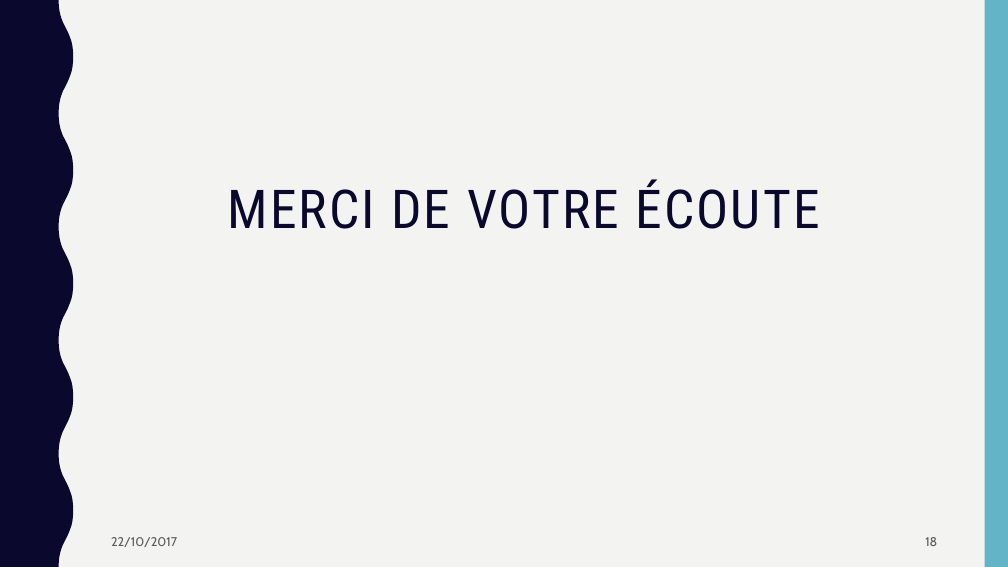
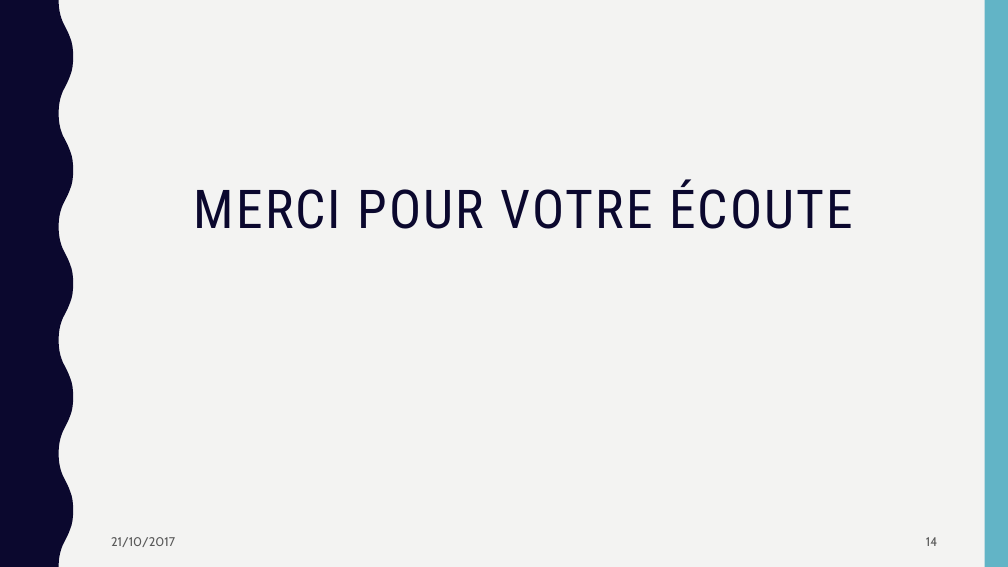
Before and after one commit to AlexiaBourmaud/StoneHearth, a slide deck: slide 14 of presentation/présentation.pptx (slide 18 before the commit). Drawn at 1008x567 pixels with LibreOffice and Linux fonts; fonts in the diff are those of the drawing. Boxes give left, top, right and bottom in pixels: in the first picture for what was removed or moved away, otherwise in the second. Text is boxed around its words. In the diff, an @@ line names an element or a change of style, - is before the commit and + after.

```diff
--- a/presentation/présentation.pptx
+++ b/presentation/présentation.pptx
@@ title at (x1=194, y1=179, x2=853, y2=229): text changed @@
-MERCI DE VOTRE ÉCOUTE
+MERCI POUR VOTRE ÉCOUTE
@@ text at (x1=111, y1=537, x2=175, y2=547): text changed @@
-22/10/2017
+21/10/2017
@@ page number at (x1=926, y1=537, x2=937, y2=546): text changed @@
-18
+14
```
Also in this commit, not shown: 13 other slides changed, 4 slides removed.
